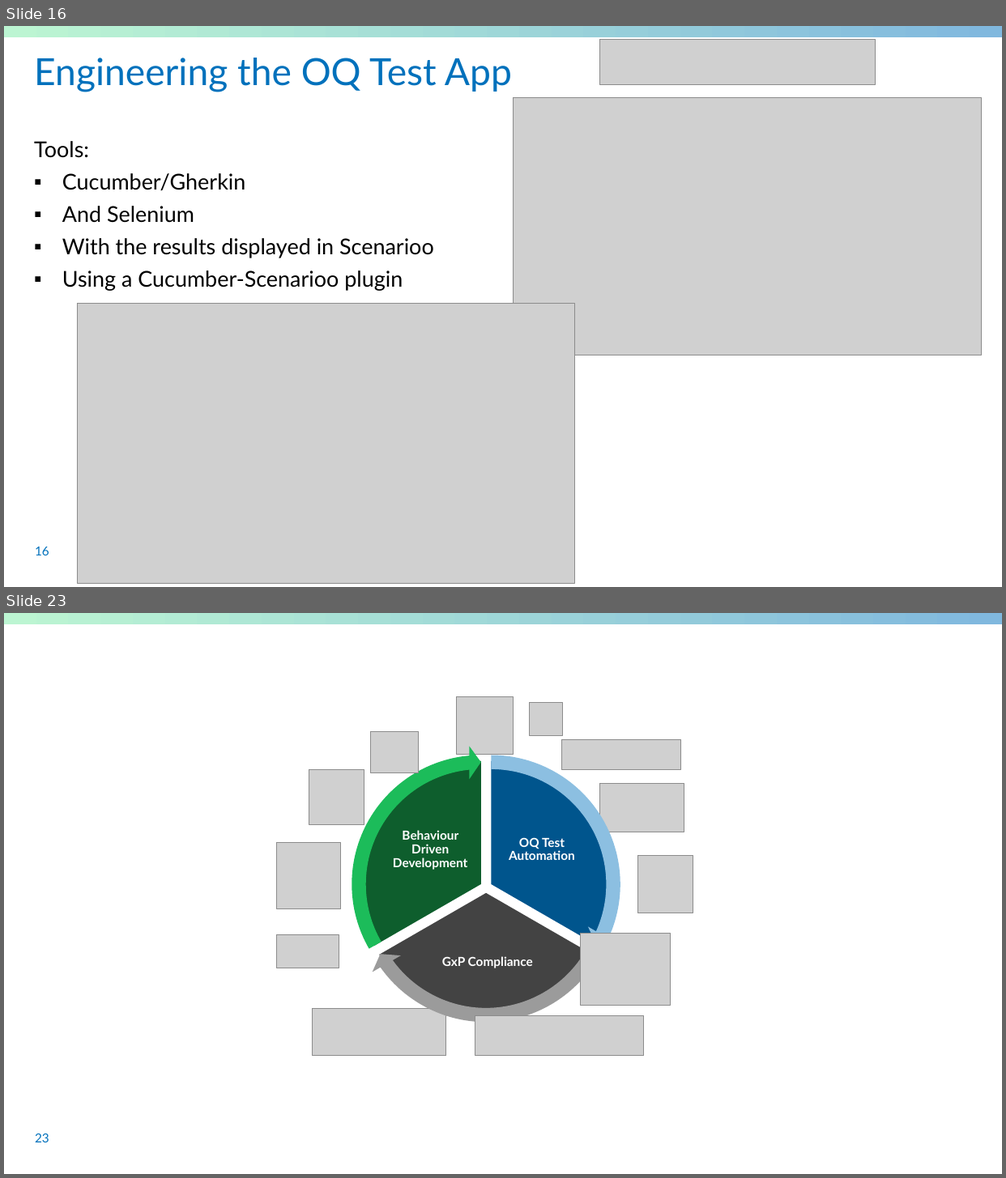
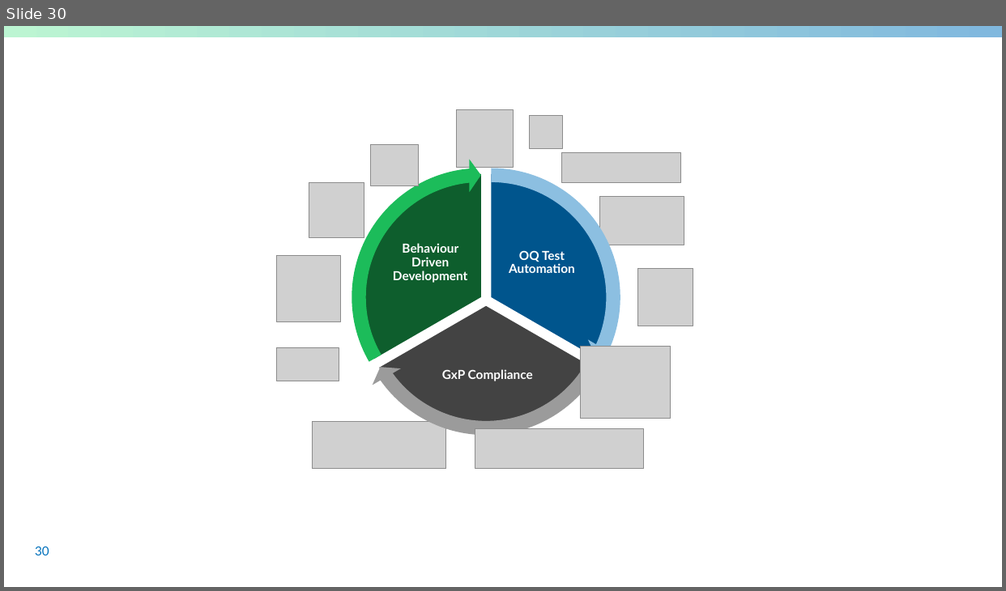
Before and after one commit to sableu/BDD4OQ, a slide deck: thesis/Presentation/FinalPresentation.pptx. Shown one above the other, each under a label of ours: slides 16 and 23 before the commit, slide 30 after it; the slides between them are not shown. The pictures are 1006x1178 and 1006x591 pixels, drawn with LibreOffice and Linux fonts; fonts in the diff are those of the drawing; grey boxes stand for pictures; background and template pictures are left out. Boxes give left, top, right and bottom in pixels: in the first picture for what was removed or moved away, otherwise in the second. Text is boxed around its words. In the diff, an @@ line names an element or a change of style, - is before the commit and + after.

```diff
--- a/thesis/Presentation/FinalPresentation.pptx
+++ b/thesis/Presentation/FinalPresentation.pptx
@@ slide 16 removed at bbox=[4, 26, 1002, 587], background #FFFFFF; not listed: 1 template element that a slide beside it also shows @@
@@ picture removed at bbox=[600, 40, 876, 85] @@
@@ title removed at bbox=[34, 58, 512, 92] @@
-Engineering the OQ Test App
@@ picture removed at bbox=[513, 97, 981, 356] @@
@@ text removed at bbox=[34, 141, 434, 291] @@
-Tools:
-▪ Cucumber/Gherkin
-▪ And Selenium
-▪ With the results displayed in Scenarioo
-▪ Using a Cucumber-Scenarioo plugin
@@ picture removed at bbox=[78, 304, 575, 584] @@
@@ page number removed at bbox=[35, 547, 49, 556] @@
-16
@@ what was slide 23 is now slide 30 @@
@@ page number at bbox=[35, 547, 49, 556]: text changed @@
-23
+30
```
Also in this commit, not shown: 9 slides changed, 18 slides added, 10 other slides removed, 1 other file.
